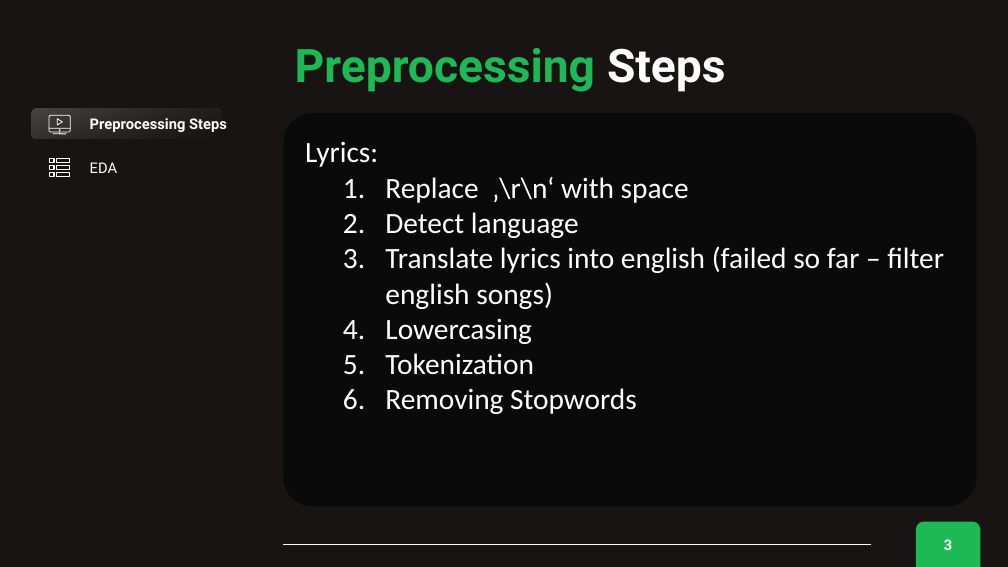
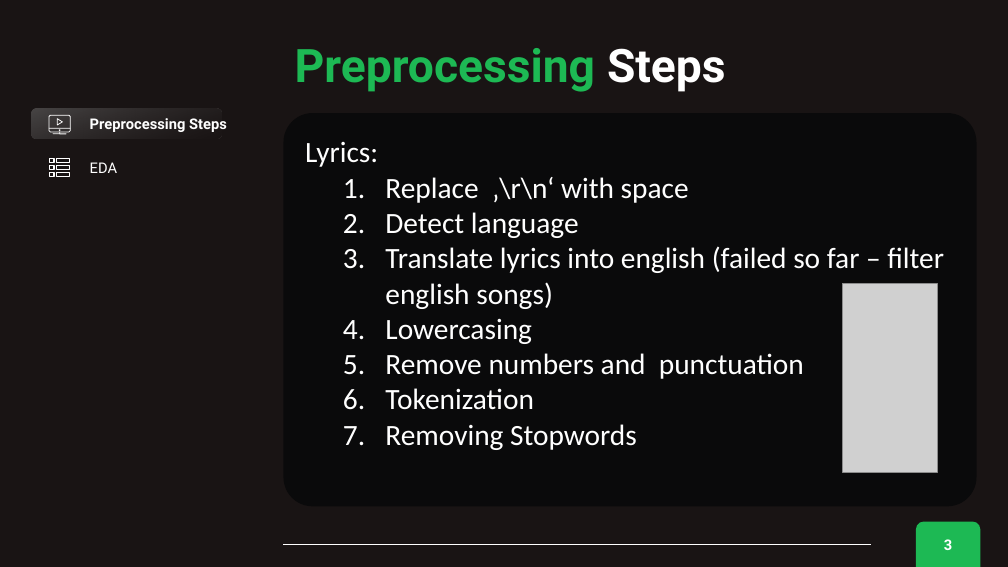
Before and after one commit to merve017/spotify_nlp, a slide deck: slide 3 of Presentations/Spotify NLP status 20231005.pptx. Drawn at 1008x567 pixels with LibreOffice and Linux fonts; fonts in the diff are those of the drawing; grey boxes stand for pictures. Boxes give left, top, right and bottom in pixels: in the first picture for what was removed or moved away, otherwise in the second. Text is boxed around its words. In the diff, an @@ line names an element or a change of style, - is before the commit and + after.

```diff
--- a/Presentations/Spotify NLP status 20231005.pptx
+++ b/Presentations/Spotify NLP status 20231005.pptx
@@ picture added at [843, 284, 938, 473] @@
@@ text at [385, 353, 804, 379]: paragraph added @@
+  5. Remove numbers and punctuation
```
Also in this commit, not shown: 2 other slides changed, 1 slide added.
